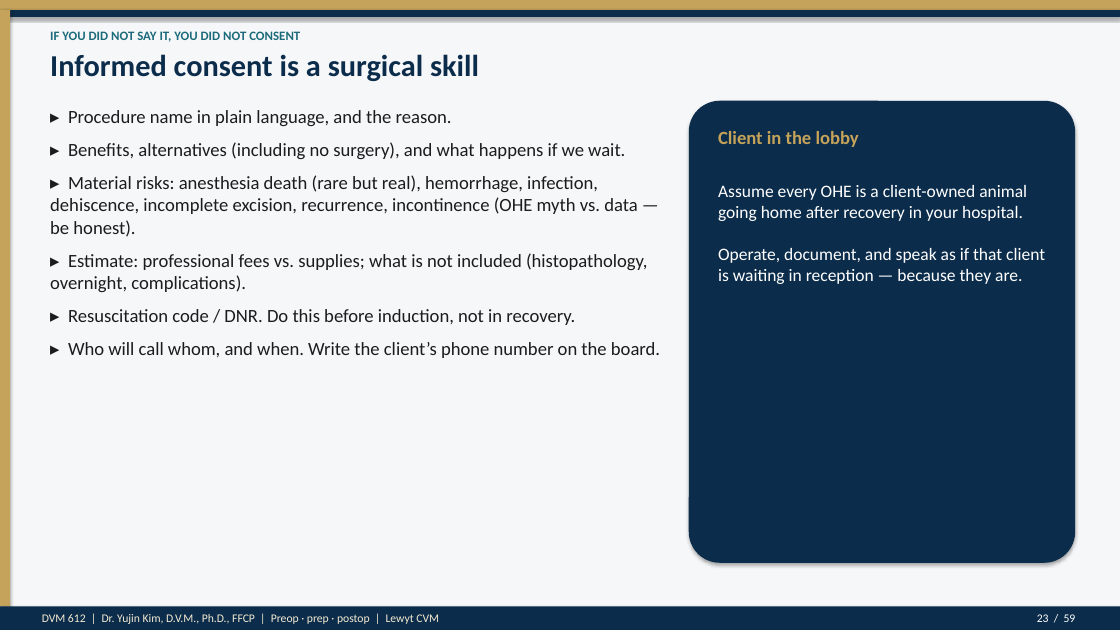
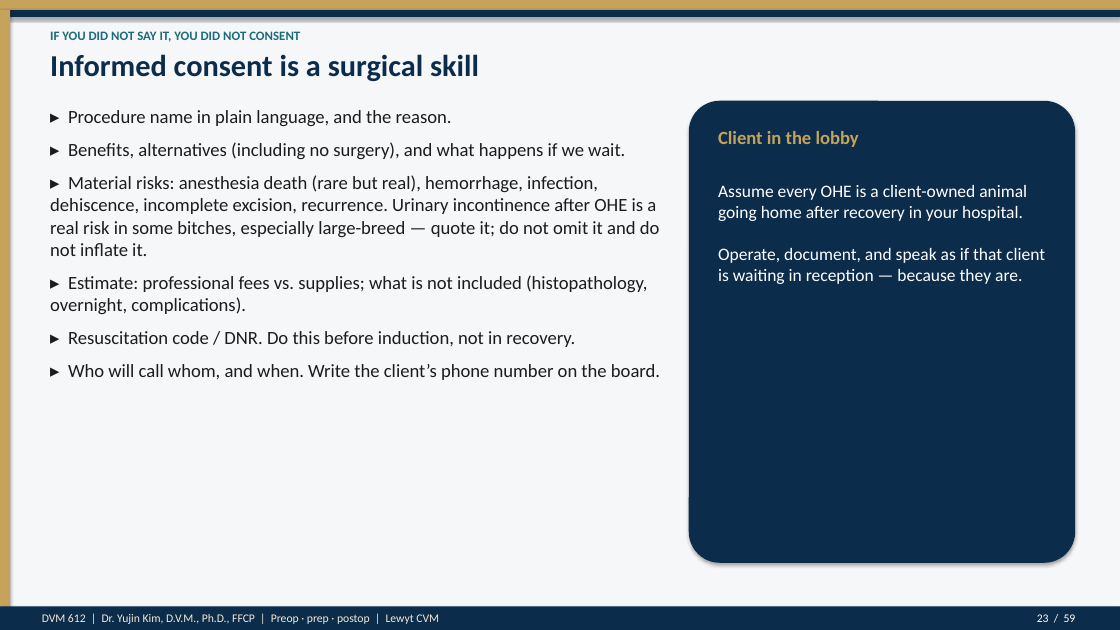
Before and after one commit to drkimvet/happycare, a slide deck: slide 23 of lectures/DVM-612_Week4_Preop_PatientPrep_Postop.pptx. Drawn at 1120x630 pixels with LibreOffice and Linux fonts; fonts in the diff are those of the drawing. Boxes give left, top, right and bottom in pixels: in the first picture for what was removed or moved away, otherwise in the second. Text is boxed around its words. In the diff, an @@ line names an element or a change of style, - is before the commit and + after.

```diff
--- a/lectures/DVM-612_Week4_Preop_PatientPrep_Postop.pptx
+++ b/lectures/DVM-612_Week4_Preop_PatientPrep_Postop.pptx
@@ text at [50,175,660,256]: text changed @@
-▸ Material risks: anesthesia death (rare but real), hemorrhage, infection, dehiscence, incomplete excision, recurrence, incontinence (OHE myth vs. data — be honest).
+▸ Material risks: anesthesia death (rare but real), hemorrhage, infection, dehiscence, incomplete excision, recurrence. Urinary incontinence after OHE is a real risk in some bitches, especially large-breed — quote it; do not omit it and do not inflate it.
```
Also in this commit, not shown: 16 other slides changed, 4 other files.
